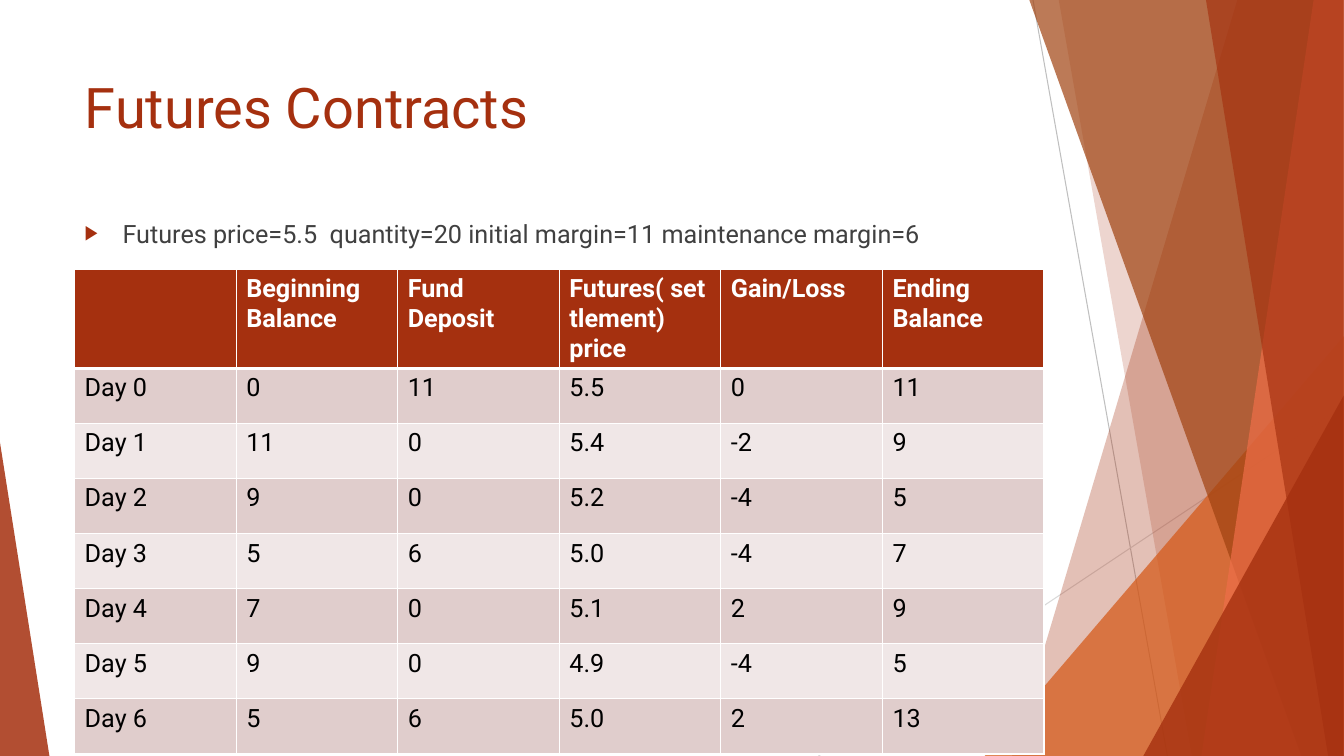
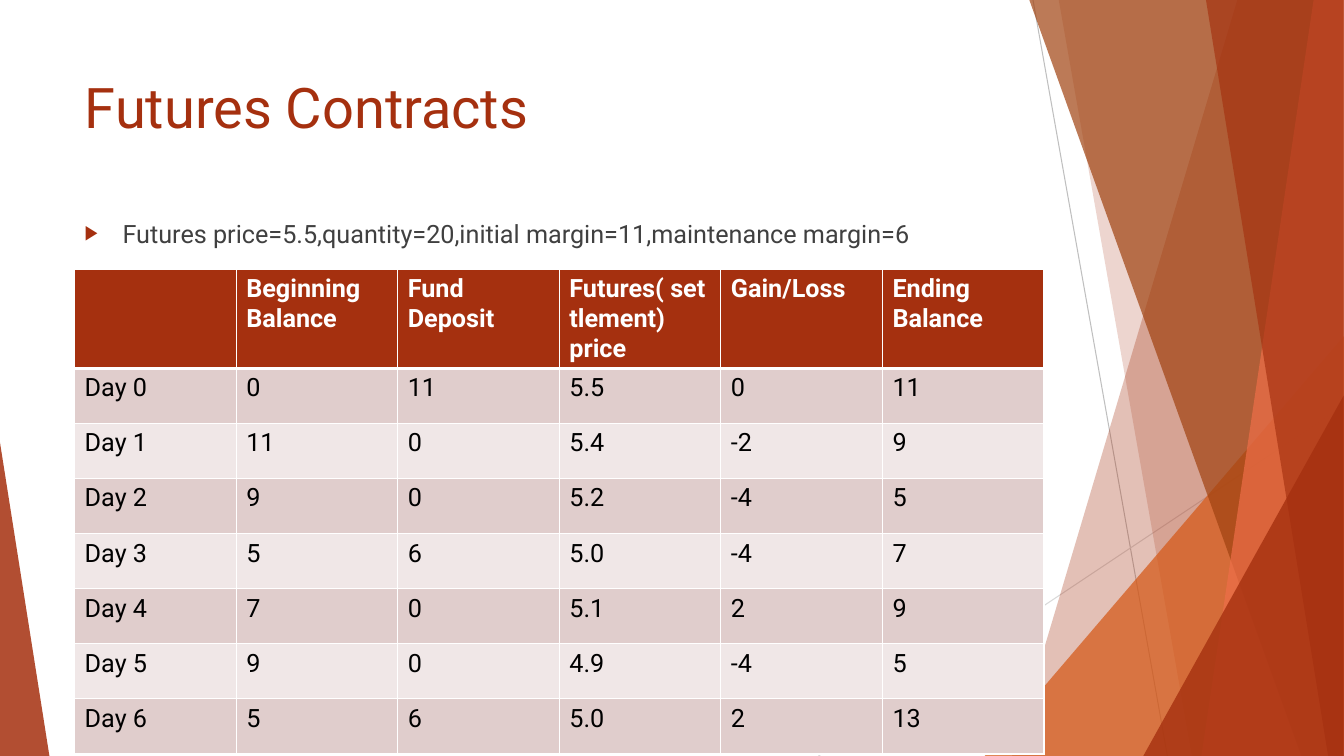
Before and after one commit to Isco0530/data, a slide deck: slide 12 of Reading 45.pptx. Drawn at 1344x756 pixels with LibreOffice and Linux fonts; fonts in the diff are those of the drawing. Boxes give left, top, right and bottom in pixels: in the first picture for what was removed or moved away, otherwise in the second. Text is boxed around its words. In the diff, an @@ line names an element or a change of style, - is before the commit and + after.

```diff
--- a/Reading 45.pptx
+++ b/Reading 45.pptx
@@ text at box(123, 224, 909, 249): text changed @@
-▶ Futures price=5.5 quantity=20 initial margin=11 maintenance margin=6
+▶ Futures price=5.5,quantity=20,initial margin=11,maintenance margin=6
```
Also in this commit, not shown: 1 other slide changed, 1 slide added.
